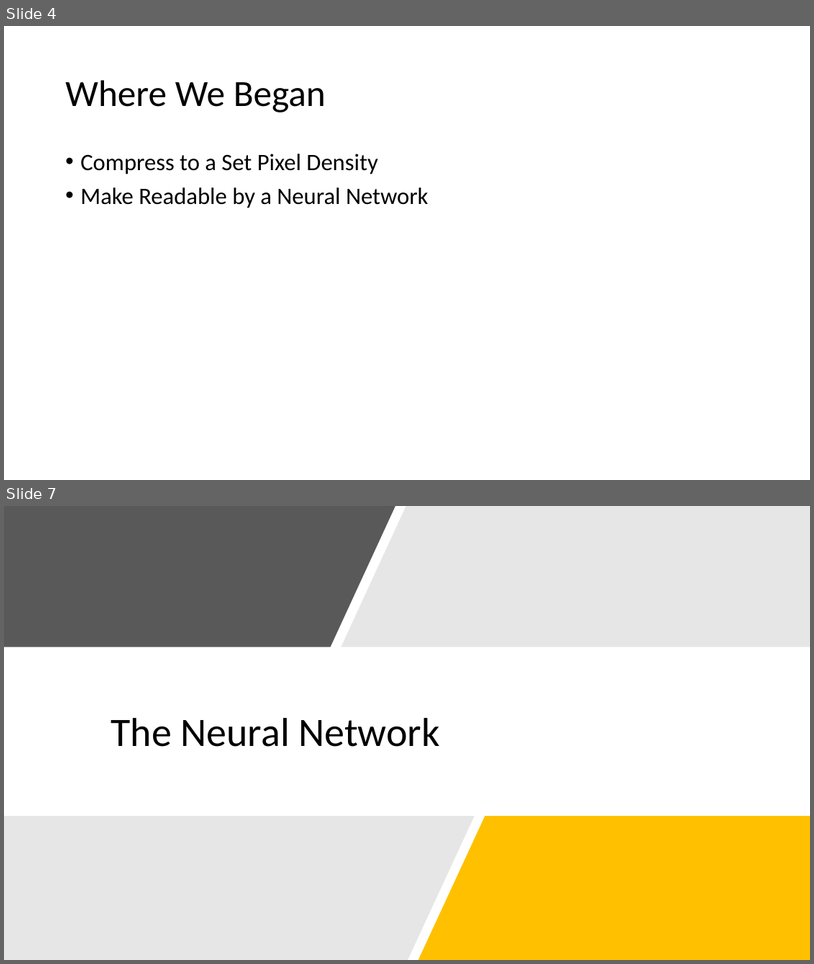
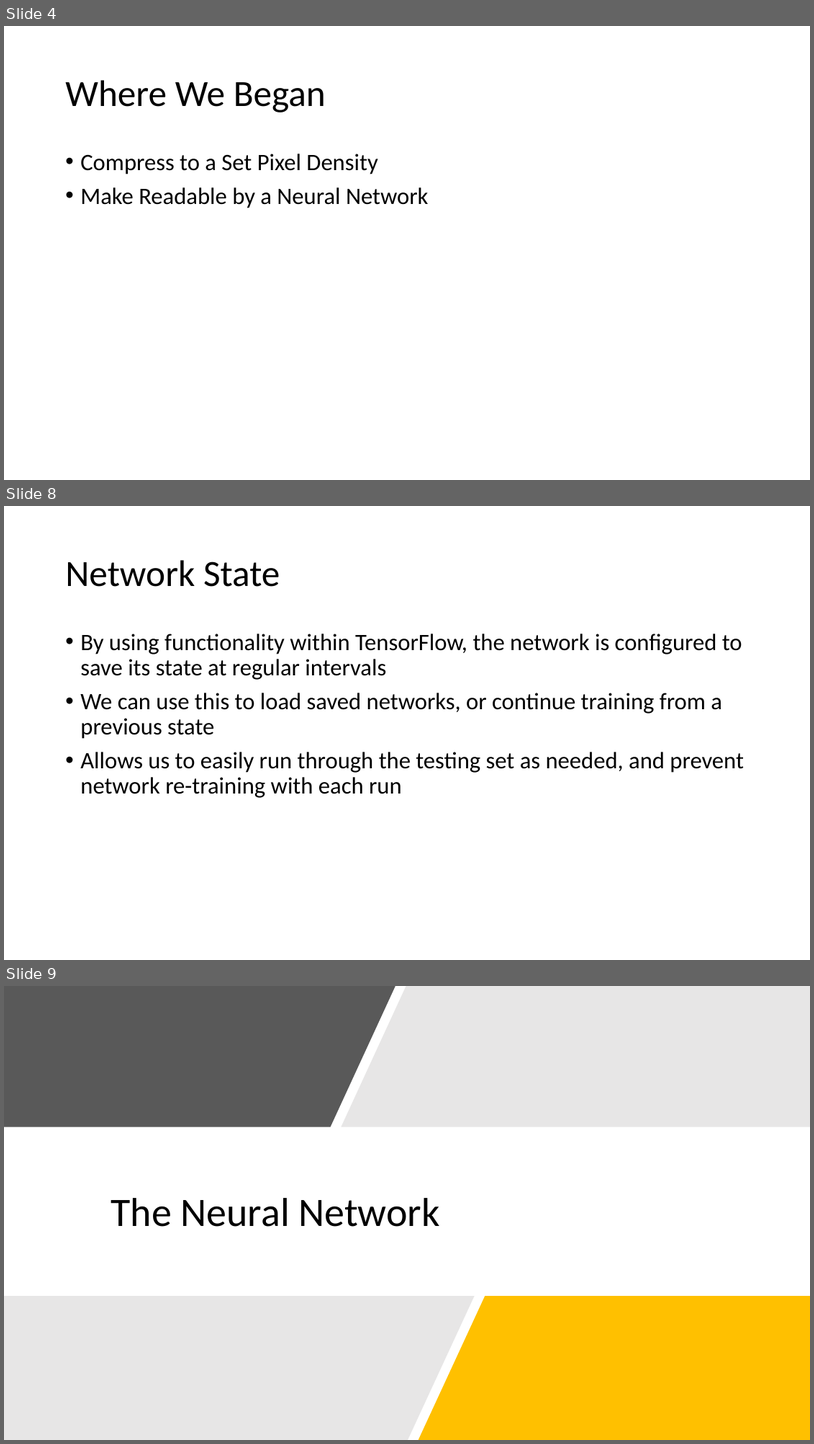
Before and after one commit to ChrisKalahiki/CNN-for-BelgiumTS-and-MNIST, a slide deck: RIPMazeRunner.pptx. Shown one above the other, each under a label of ours: slides 4 and 7 before the commit, slides 4, 8 and 9 after it; the slides between them are not shown. The pictures are 814x964 and 814x1444 pixels, drawn with LibreOffice and Linux fonts; fonts in the diff are those of the drawing. Boxes give left, top, right and bottom in pixels: in the first picture for what was removed or moved away, otherwise in the second. Text is boxed around its words. In the diff, an @@ line names an element or a change of style, - is before the commit and + after.

```diff
--- a/RIPMazeRunner.pptx
+++ b/RIPMazeRunner.pptx
@@ slide 8 added at bbox=[4, 506, 810, 960], background #FFFFFF @@
@@ title added at bbox=[65, 560, 280, 587], 44 pt, text #000000 @@
+Network State
@@ text added at bbox=[80, 633, 744, 798], 28 pt, text #000000 @@
+• By using functionality within TensorFlow, the network is configured to save its state at regular intervals
+• We can use this to load saved networks, or continue training from a previous state
+• Allows us to easily run through the testing set as needed, and prevent network re-training with each run
@@ what was slide 7 is now slide 9 @@
```
Also in this commit, not shown: 1 slide changed, 2 other slides added, 1 slide removed.
